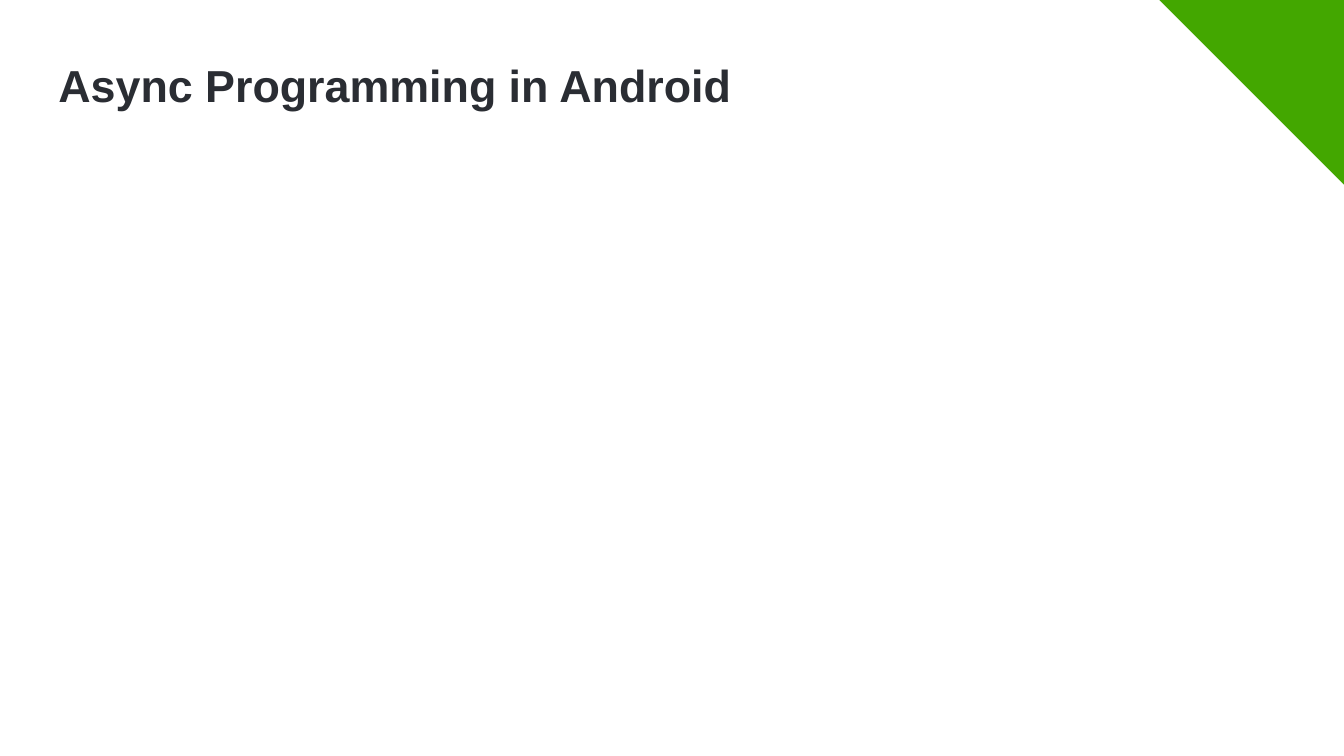
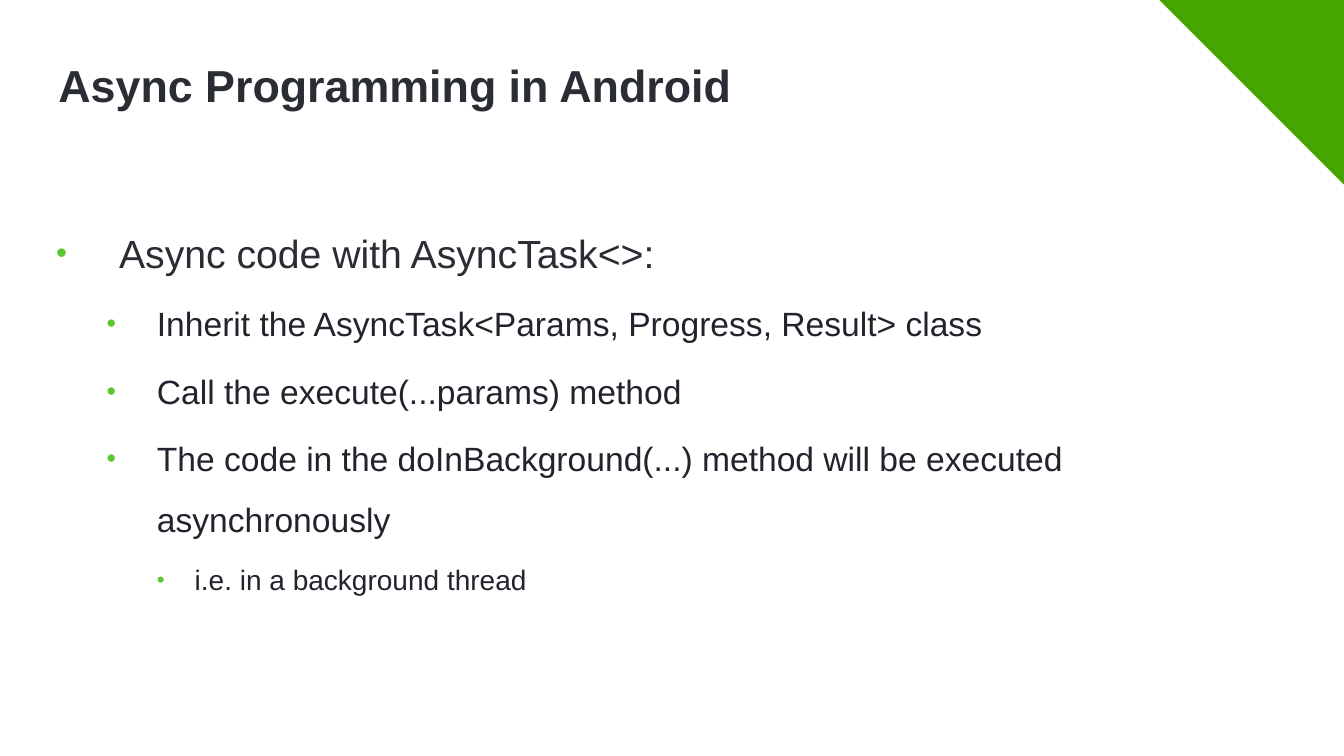
Before and after one commit to Minkov/async-operations-rxandroid, a slide deck: slide 4 of Async Programming in Android with ReactiveX.pptx. Drawn at 1344x756 pixels with LibreOffice and Linux fonts; fonts in the diff are those of the drawing; background and template pictures are left out. Boxes give left, top, right and bottom in pixels: in the first picture for what was removed or moved away, otherwise in the second. Text is boxed around its words. In the diff, an @@ line names an element or a change of style, - is before the commit and + after.

```diff
--- a/Async Programming in Android with ReactiveX.pptx
+++ b/Async Programming in Android with ReactiveX.pptx
@@ text added at (119,239,1062,596), 24 pt, text #21242C @@
+• Async code with AsyncTask<>:
+  • Inherit the AsyncTask<Params, Progress, Result> class
+  • Call the execute(...params) method
+  • The code in the doInBackground(...) method will be executed asynchronously
+    • i.e. in a background thread
```
Also in this commit, not shown: 1 other slide changed, 9 slides added.
